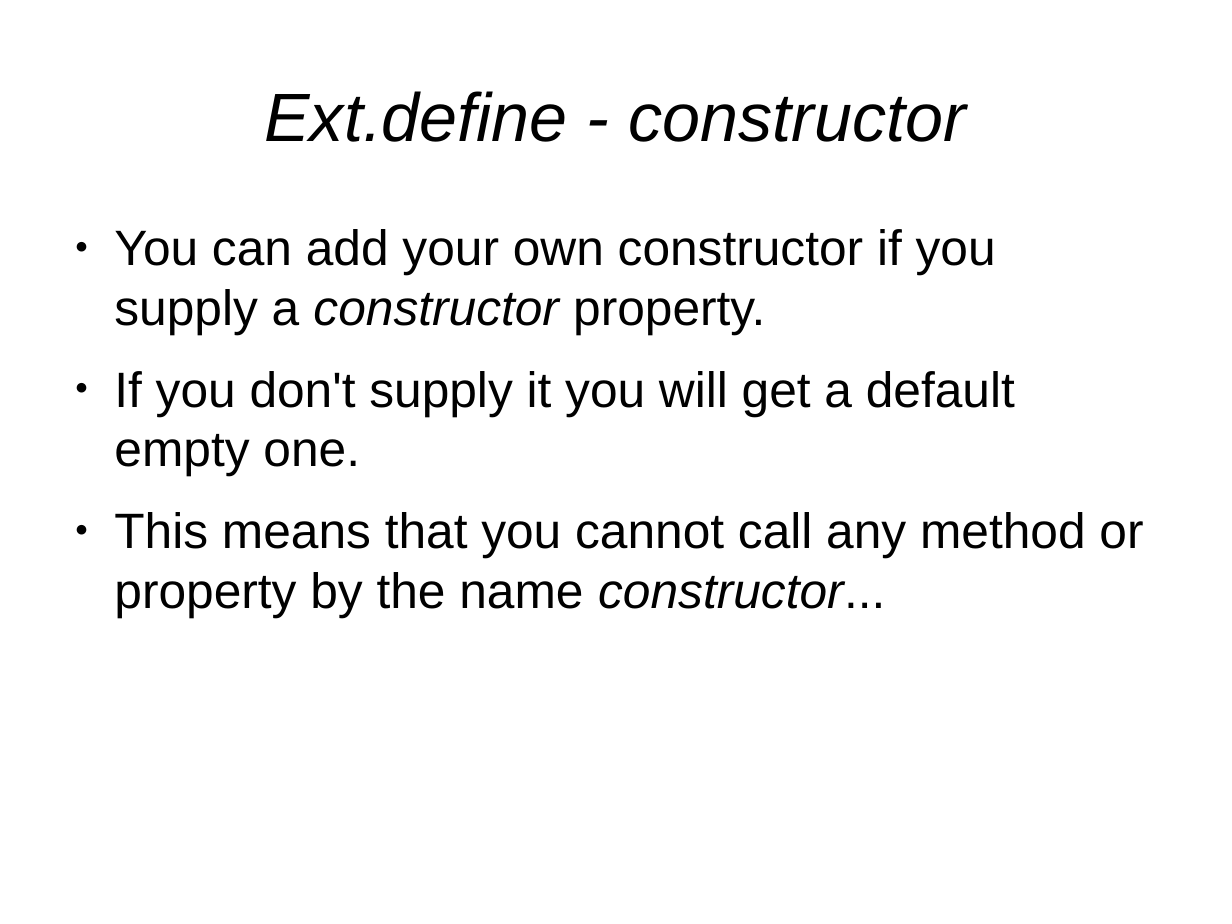
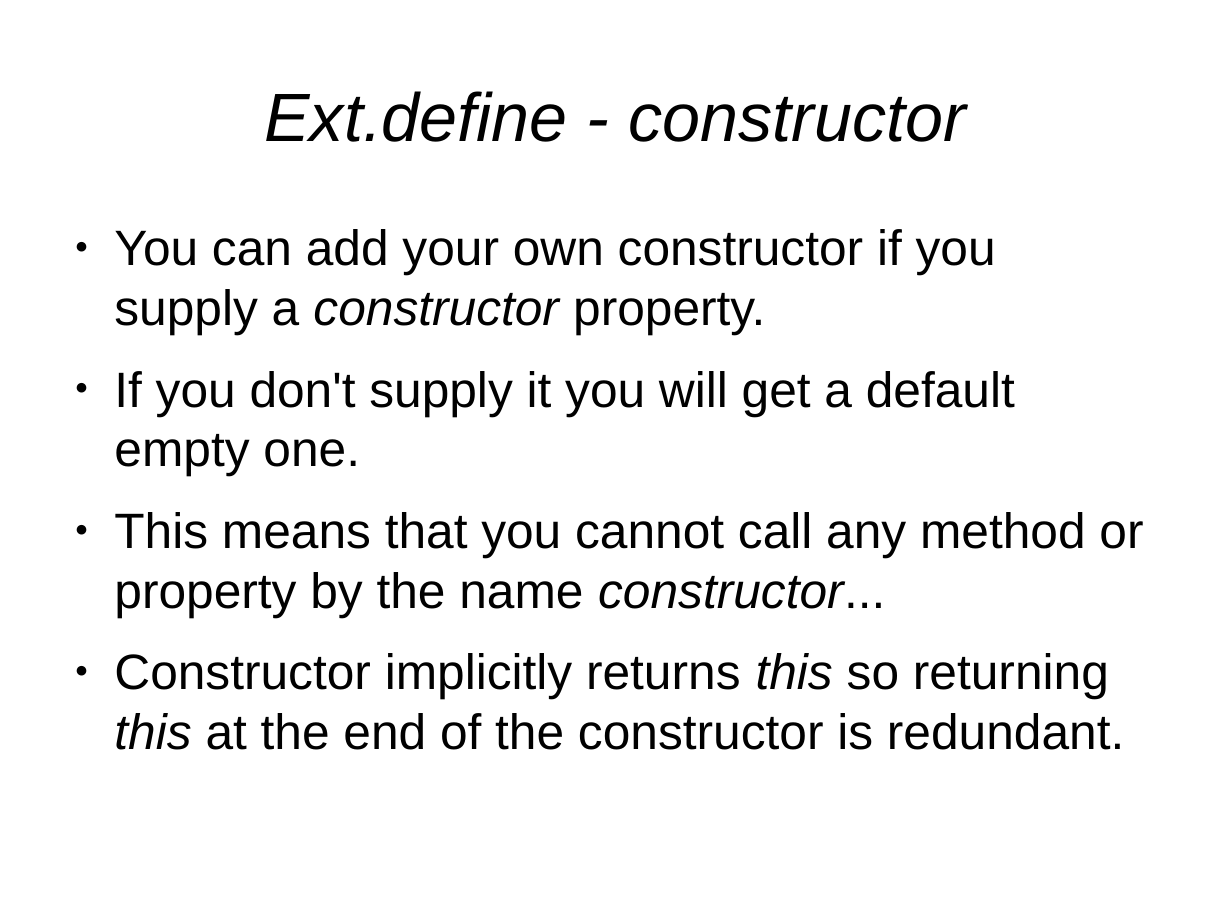
Before and after one commit to veltzer/demos, a slide deck: slide 8 of javascript/extjs/doc/extjs_oo.odp. Drawn at 1232x924 pixels with LibreOffice and Linux fonts; fonts in the diff are those of the drawing. Boxes give left, top, right and bottom in pixels: in the first picture for what was removed or moved away, otherwise in the second. Text is boxed around its words. In the diff, an @@ line names an element or a change of style, - is before the commit and + after.

```diff
--- a/javascript/extjs/doc/extjs_oo.odp
+++ b/javascript/extjs/doc/extjs_oo.odp
@@ text at [114, 653, 1124, 750]: paragraph added @@
+● Constructor implicitly returns this so returning this at the end of the constructor is redundant.
```
Also in this commit, not shown: 1 other slide changed, 2 slides added, 2 other files.
